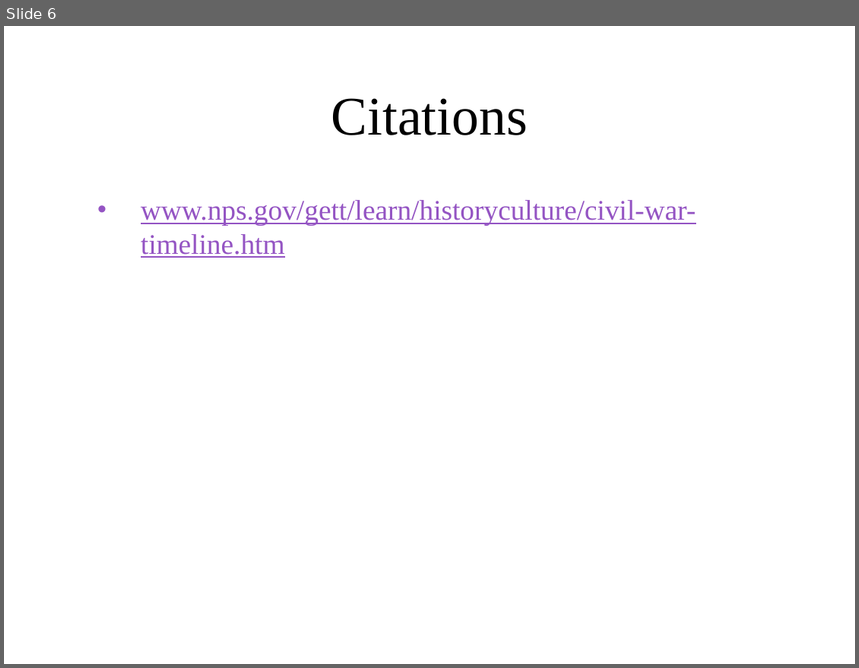
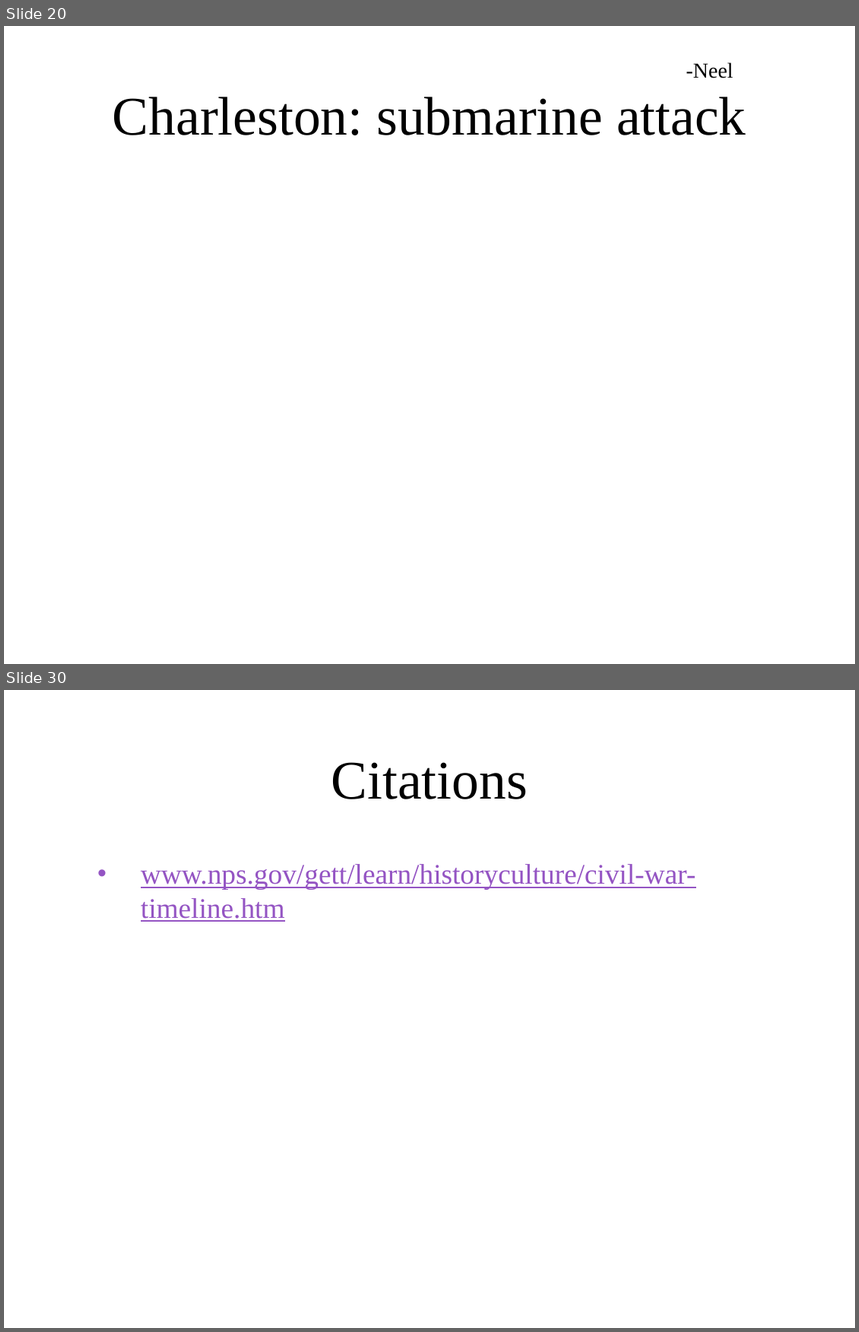
Before and after one commit to ngb3748/SS-Archive-proj, a slide deck: Archive project.pptx. Shown one above the other, each under a label of ours: slide 6 before the commit, slides 20 and 30 after it; the slides between them are not shown. The pictures are 859x668 and 859x1332 pixels, drawn with LibreOffice and Linux fonts; fonts in the diff are those of the drawing; background and template pictures are left out. Boxes give left, top, right and bottom in pixels: in the first picture for what was removed or moved away, otherwise in the second. Text is boxed around its words. In the diff, an @@ line names an element or a change of style, - is before the commit and + after.

```diff
--- a/Archive project.pptx
+++ b/Archive project.pptx
@@ slide 20 added at [4, 26, 855, 664], background picture (left out) @@
@@ text added at [686, 62, 734, 78], 18 pt, text #000000 @@
+-Neel
@@ title added at [113, 97, 747, 135], 46 pt, text #000000 @@
+Charleston: submarine attack
@@ what was slide 6 is now slide 30 @@
```
Also in this commit, not shown: 5 slides changed, 23 other slides added.
